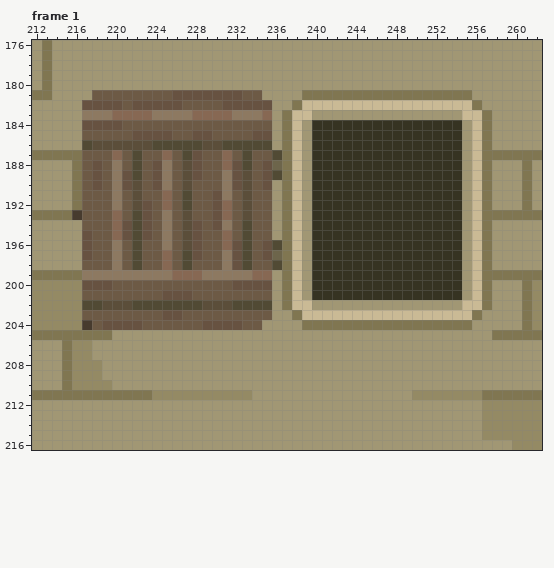
Two states of a pixel-art file, assets/02_architecture/05_moulin/02_ext/Moulin_Batiment_Anim.aseprite. That is the earlier state.
340x266 pixels, 9 frames. Colours within 5 levels of each other are drawn and written as one. Shown: frame 1: x 212..262, y 176..216. The commit also changed other frames or places, which this record leaves out.
New version:
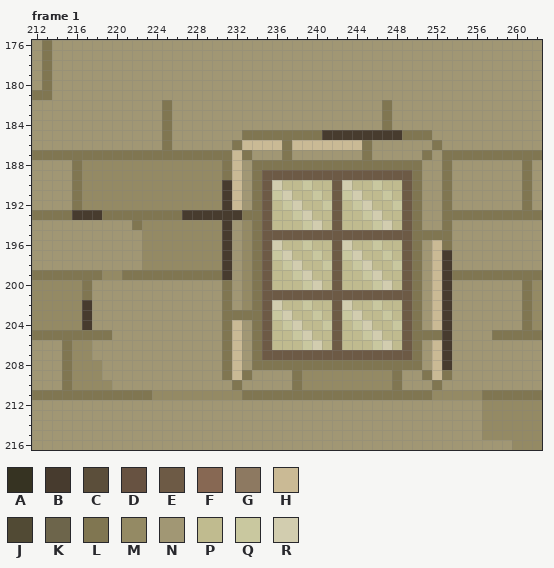
Palette (. is transparent): A #363322  B #473b2e  C #5b4e3a  D #675241  E #6d5a45  F #876853  G #8d7961  H #caba95  J #514a34  K #6d654b  L #807651  M #948a64  N #a19774  P #c0bb8f  Q #c9c89f  R #d2cdaf
Changes in this commit:
layer "Group 1/fenetresAnciennes" now hidden
layer "Group 1/feneok" now shown
Frame 1:
y 181: x 218..234 EEEEEEEEDDDDDDDEE -> NNNNNNNNNNNNNNNNN; x 239..255 LLLLLLLLLLLLLLLLL -> NNNNNNNNNNNNNNNNN
y 182: x 217..235 DDDDEDDDDDEEEEDDDDD -> NNNNNNNNLNNNNNNNNNN; x 238..256 LHHHHHHHHHHHHHHHHHL -> NNNNNNNNNLNNNNNNNNN
y 183: x 217..235 GGGFFFFGGGGFFFFGGGF -> NNNNNNNNLNNNNNNNNNN; x 237..239 LHH -> NNN; x 247 N -> L; x 255..257 HHL -> NNN
y 184: x 217..235 DDDDEEEEEEEEEEEEEEE -> NNNNNNNNLNNNNNNNNNN; x 237..238 LH -> NN; x 240..254 AAAAAAAAAAAAAAA -> NNNNNNNLNNNNNNN; x 256..257 HL -> NN
y 185: x 217..236 EEEEEDDDDEEDDEEEEDDN -> NNNNNNNNLNNNNNNNLLLL; x 238..254 HNAAAAAAAAAAAAAAA -> LLLBBBBBBBBLLLNNN; x 256..257 HL -> NN
y 186: x 217..236 JCCCCCCJJJJJCCJJJJJN -> NNNNNNNNLNNNNNNLHHHH; x 239..254 NAAAAAAAAAAAAAAA -> HHHHHHLNNNNNNLNN; x 256..257 HL -> NN
y 187: x 217..236 EEEFEJEEFEJDEEFEJEEJ -> LLLLLLLLLLLLLLLHLNNN; x 238 H -> N; x 240..256 AAAAAAAAAAAAAAANH -> NNNNNLNNNNNLNLLLL
y 188: x 217..236 EDEGEJEDGECDEEFDJEDK -> MMMMMMMMMMMMMMLHNLLL; x 238..254 HNAAAAAAAAAAAAAAA -> LLLLLLLLLLLLLNNLN; x 256..257 HL -> NN
y 189: x 217..254 EDEGDJEDGECDEEGDCEDJLHNAAAAAAAAAAAAAAA -> MMMMMMMMMMMMMMLHNLEEEEEEEEEEEEEEELNNLN; x 256..257 HL -> NN
y 190: x 217..254 EDEGDCEDGECEEEGDCEDNLHNAAAAAAAAAAAAAAA -> MMMMMMMMMMMMMMBHNLERPPQPPERPPQPPELNNLN; x 256..257 HL -> NN
y 191: x 217..234 EEEGECEEFEJEEDGECE -> MMMMMMMMMMMMMMBHNL; x 236..254 NLHNAAAAAAAAAAAAAAA -> QRPPQPEQRPPQPELNNLN; x 256..257 HL -> NN
y 192: x 217..234 EEEGECDEFEJEEDFECE -> MMMMMMMMMMMMMMBHNL; x 236..254 NLHNAAAAAAAAAAAAAAA -> PQRPPQEPQRPPQELNNLN; x 256..257 HL -> NN
y 193: x 217..234 EEEFEJDEGECEEDFECE -> BBLLLLLLLLBBBBBBLL; x 236..256 NLHNAAAAAAAAAAAAAAANH -> PPQRPPEPPQRPPELNNLLLL
y 194: x 217..234 EEEFDJDEGECDEDGEJE -> NNNNNLMMMMMMMMBNML; x 236..254 NLHNAAAAAAAAAAAAAAA -> PPPQRPEPPPQRPELNNLN; x 256..257 HL -> NN
y 195: x 217..234 DEEFDJDEGECDEEFEJE -> NNNNNNMMMMMMMMBNML; x 236..254 NLHNAAAAAAAAAAAAAAA -> EEEEEEEEEEEEEELLLLN; x 256..257 HL -> NN
y 196: x 217..254 DEEGEJEEGECDEEFDJEDJLHNAAAAAAAAAAAAAAA -> NNNNNNMMMMMMMMBNMLERPPQPPERPPQPPELNHLN; x 256..257 HL -> NN
y 197: x 217..254 DEEGEJEEFEJDEEGDJEDKLHNAAAAAAAAAAAAAAA -> NNNNNNMMMMMMMMBNMLEQRPPQPEQRPPQPELNHBN; x 256..257 HL -> NN
y 198: x 217..234 EEEGEJEEFEJEEEGDJE -> NNNNNNMMMMMMMMBNML; x 236..254 JLHNAAAAAAAAAAAAAAA -> PQRPPQEPQRPPQELNHBN; x 256..257 HL -> NN
y 199: x 217..256 GGGGGGGGGFFFGGGGGFFNLHNAAAAAAAAAAAAAAANH -> LLMMLLLLLLLLLLBNMLEPPQRPPEPPQRPPELNHBLLL
y 200: x 217..254 DDDEEEEEEEEEEEEDDDDNLHNAAAAAAAAAAAAAAA -> LNNNNNNNNNNNNNLNMLEPPPQRPEPPPQRPELNHBN; x 256..257 HL -> NN
y 201: x 217..234 EEEEEEEEDDDEEEEEEE -> LNNNNNNNNNNNNNLNML; x 236..254 NLHNAAAAAAAAAAAAAAA -> EEEEEEEEEEEEEELNHBN; x 256..257 HL -> NN
y 202: x 217..250 JJCCCJJJJJJJCCCJJJJNLHHNNNNNNNNNNN -> BNNNNNNNNNNNNNLNMLERPPQPPERPPQPPEL; x 252..253 NN -> HB; x 255..257 HHL -> NNN
y 203: x 217..234 EEEEEEEEDDEEEEEEEE -> BNNNNNNNNNNNNNLLLL; x 236..251 NNLHHHHHHHHHHHHH -> QRPPQPEQRPPQPELN; x 253..256 HHHL -> BNNN
y 204: x 218..249 EDDDDEEEEEEDDDDEENNNNLLLLLLLLLLL -> NNNNNNNNNNNNNLHNLEPQRPPQEPQRPPQE; x 251..255 LLLLL -> NHBNN
y 205: x 231..232 NN -> LH; x 234..253 NNNNNNNNNNNNNNNNNNNN -> LEPPQRPPEPPQRPPELLLB
y 206: x 231..232 NN -> LH; x 234..250 NNNNNNNNNNNNNNNNN -> LEPPPQRPEPPPQRPEL; x 252..253 NN -> HB
y 207: x 231..232 NN -> LH; x 234..250 NNNNNNNNNNNNNNNNN -> LEEEEEEEEEEEEEEEL; x 252..253 NN -> HB
y 208: x 231..232 NN -> LH; x 234..250 NNNNNNNNNNNNNNNNN -> LLLLLLLLLLLLLLLLL; x 252..253 NN -> HB
y 209: x 231..233 NNN -> LHL; x 238..248 NNNNNNNNNNN -> LMMMMMMMMML; x 251..253 NNN -> LHL
y 210: x 232 N -> L; x 238..248 NNNNNNNNNNN -> LMMMMMMMMML; x 252 N -> L
y 211: x 233..251 MNNNNNNNNNNNNNNNNMM -> LLLLLLLLLLLLLLLLLLL
Where, in picture pixels (left, top, right, bottom), the same in both pictures:
changed: (82, 90, 492, 400)
